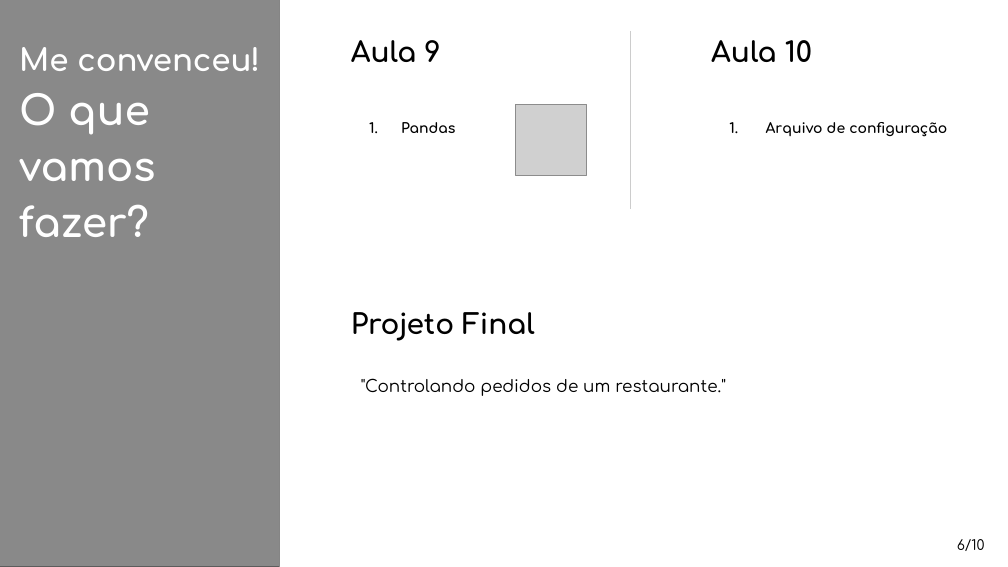
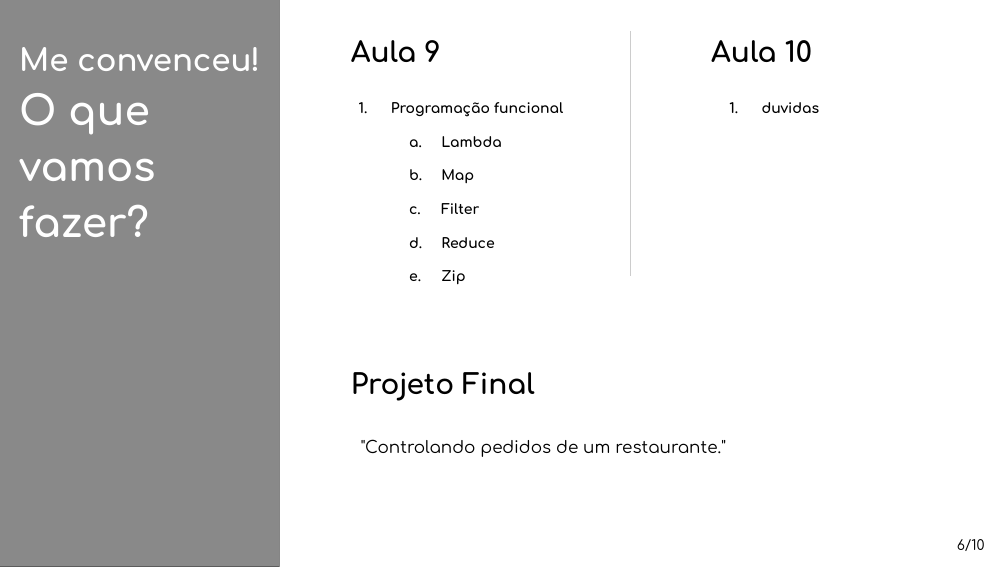
Before and after one commit to MiuraBruno/Curso_python_turma3, a slide deck: slide 6 of _DOCUMENTOS/Treinamento Pynton.pptx. Drawn at 1008x567 pixels with LibreOffice and Linux fonts; fonts in the diff are those of the drawing; grey boxes stand for pictures. Boxes give left, top, right and bottom in pixels: in the first picture for what was removed or moved away, otherwise in the second. Text is boxed around its words. In the diff, an @@ line names an element or a change of style, - is before the commit and + after.

```diff
--- a/_DOCUMENTOS/Treinamento Pynton.pptx
+++ b/_DOCUMENTOS/Treinamento Pynton.pptx
@@ line moved from (630, 31) - (630, 210) to (630, 31) - (630, 276) @@
@@ text added at (391, 102, 563, 285), 10 pt, text #000000, bold @@
+1. Programação funcional
+  a. Lambda
+  b. Map
+  c. Filter
+  d. Reduce
+  e. Zip
@@ picture removed at (516, 105, 587, 175) @@
@@ text added at (762, 102, 820, 113), 10 pt, text #000000, bold @@
+1. duvidas
@@ text removed at (401, 122, 455, 133) @@
-1. Pandas
@@ text removed at (766, 122, 947, 137) @@
-1. Arquivo de configuração
@@ text "Projeto Final": place and size @@
-text "Projeto Final" at (351, 312, 534, 341)
+text "Projeto Final" at (351, 372, 534, 401)
@@ text ""Controlando pedidos de um restaurante."": place and size @@
-text ""Controlando pedidos de um restaurante."" at (361, 378, 725, 396)
+text ""Controlando pedidos de um restaurante."" at (361, 439, 725, 457)
```
Also in this commit, not shown: 4 other slides changed, 1 other file.
